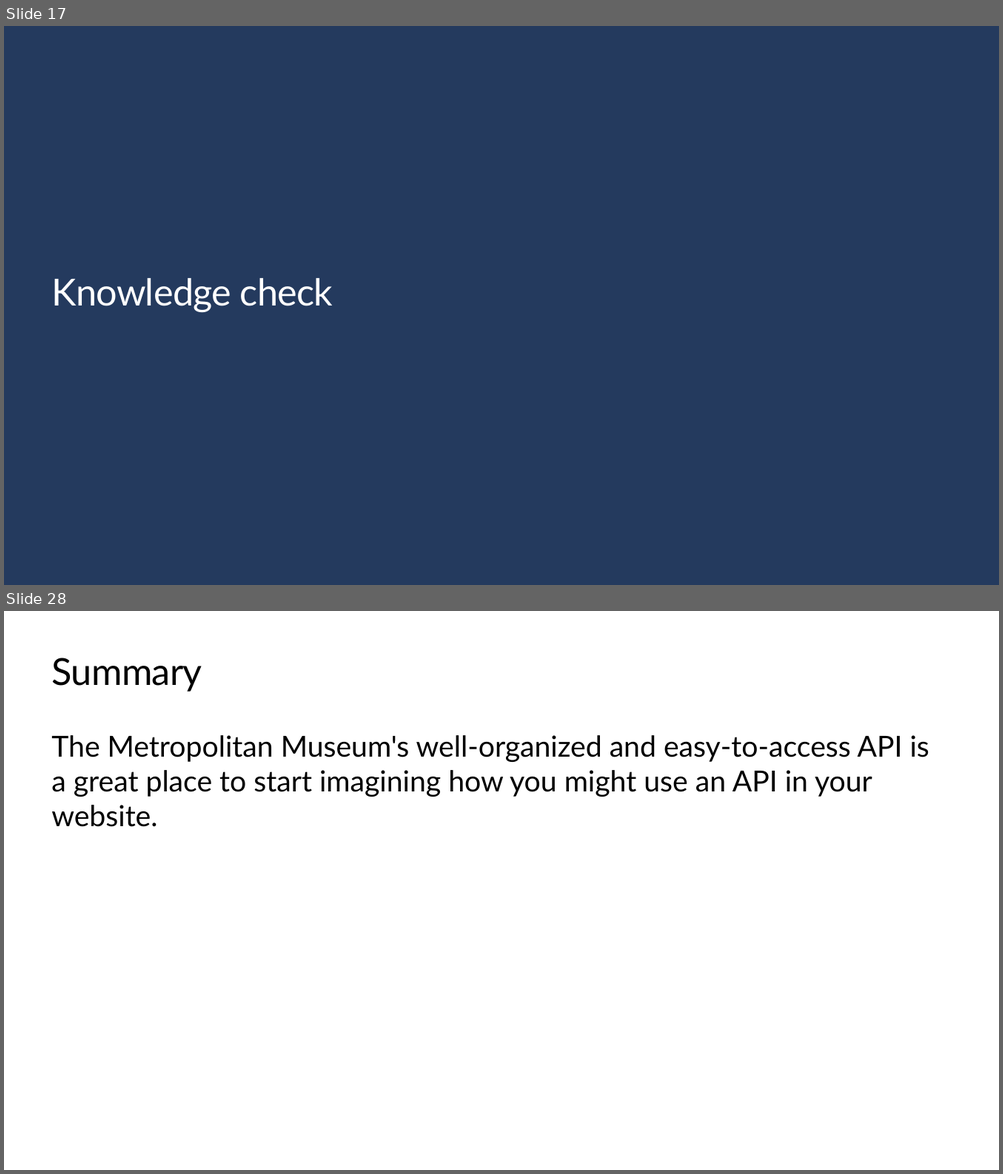
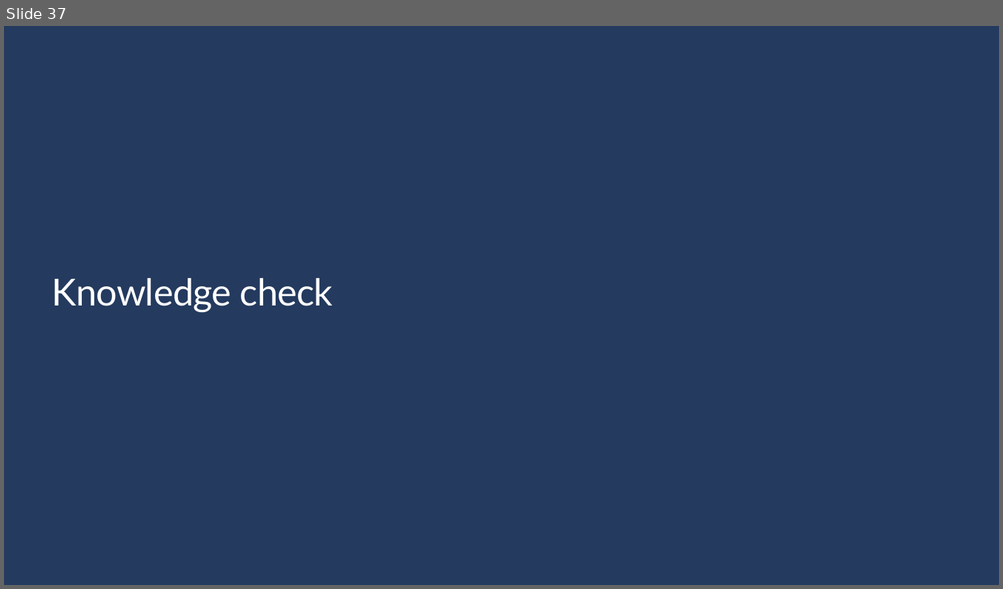
Before and after one commit to microsoft/workshop-library, a slide deck: azure-functions/slides.pptx. Shown one above the other, each under a label of ours: slides 17 and 28 before the commit, slide 37 after it; the slides between them are not shown. The pictures are 1003x1174 and 1003x589 pixels, drawn with LibreOffice and Linux fonts; fonts in the diff are those of the drawing; background and template pictures are left out. Boxes give left, top, right and bottom in pixels: in the first picture for what was removed or moved away, otherwise in the second. Text is boxed around its words. In the diff, an @@ line names an element or a change of style, - is before the commit and + after.

```diff
--- a/azure-functions/slides.pptx
+++ b/azure-functions/slides.pptx
@@ slide 28 removed at bbox=[4, 611, 999, 1170], background #FFFFFF @@
@@ title removed at bbox=[52, 658, 202, 692] @@
-Summary
@@ text removed at bbox=[51, 735, 929, 827] @@
-The Metropolitan Museum's well-organized and easy-to-access API is a great place to start imagining how you might use an API in your website.
@@ what was slide 17 is now slide 37 @@
```
Also in this commit, not shown: 6 slides changed, 34 slides added, 44 other slides removed.
